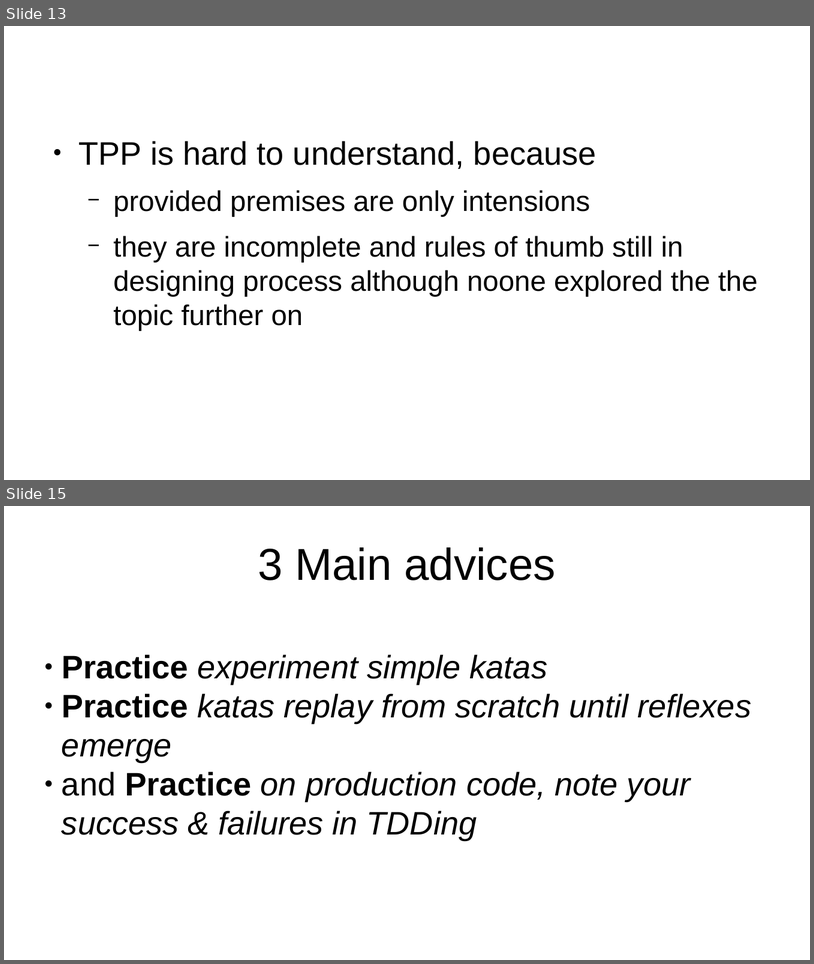
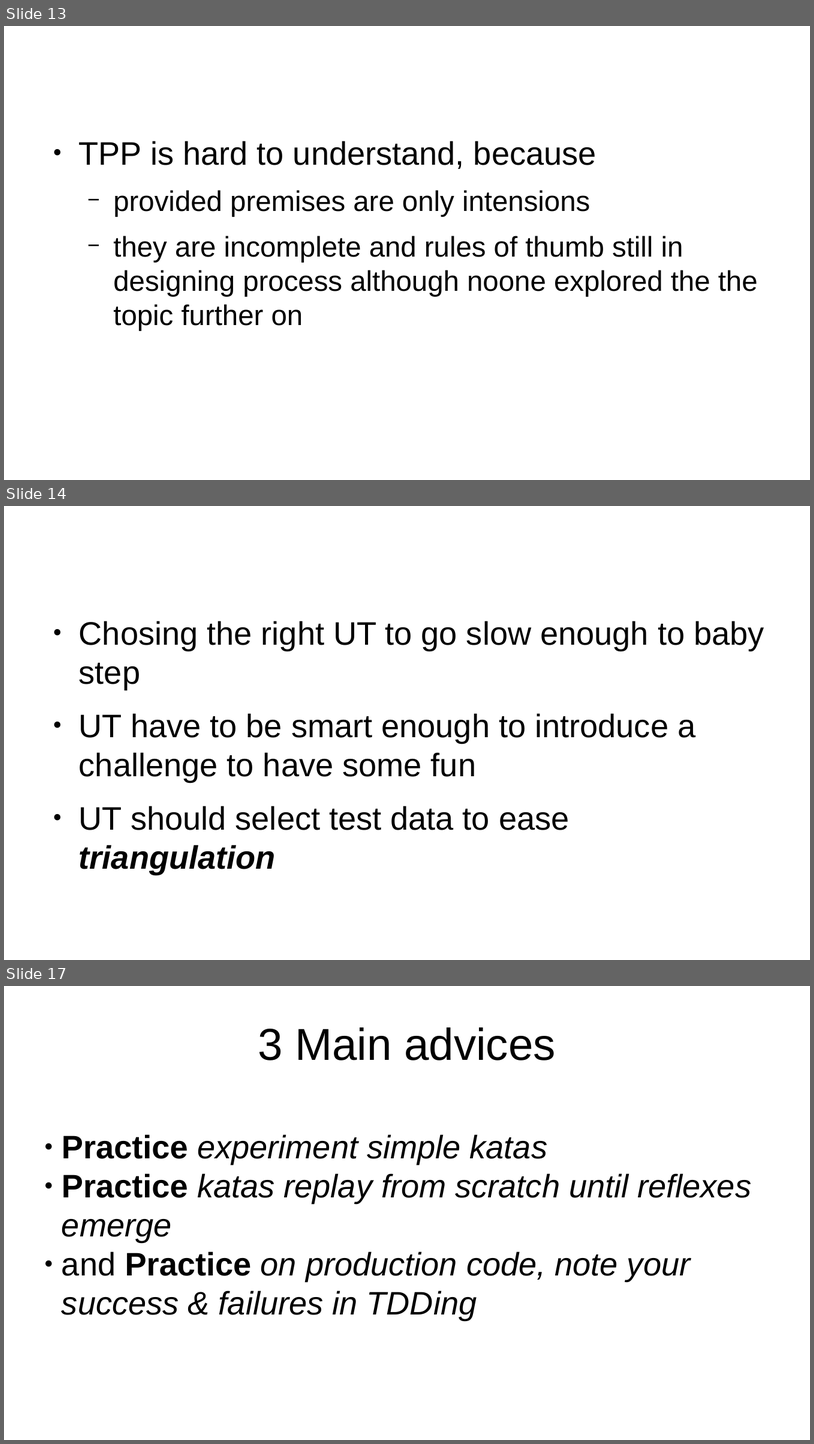
Before and after one commit to Moustov/Moliere, a slide deck: REX on TDD.odp. Shown one above the other, each under a label of ours: slides 13 and 15 before the commit, slides 13, 14 and 17 after it; the slides between them are not shown. The pictures are 814x964 and 814x1444 pixels, drawn with LibreOffice and Linux fonts; fonts in the diff are those of the drawing. Boxes give left, top, right and bottom in pixels: in the first picture for what was removed or moved away, otherwise in the second. Text is boxed around its words. In the diff, an @@ line names an element or a change of style, - is before the commit and + after.

```diff
--- a/REX on TDD.odp
+++ b/REX on TDD.odp
@@ slide 14 added at (x1=4, y1=506, x2=810, y2=960), background #FFFFFF @@
@@ text added at (x1=79, y1=621, x2=764, y2=874), 32 pt, text #000000 @@
+● Chosing the right UT to go slow enough to baby step
+● UT have to be smart enough to introduce a challenge to have some fun
+● UT should select test data to ease triangulation
@@ what was slide 15 is now slide 17 @@
```
Also in this commit, not shown: 2 slides changed, 1 other slide added.
